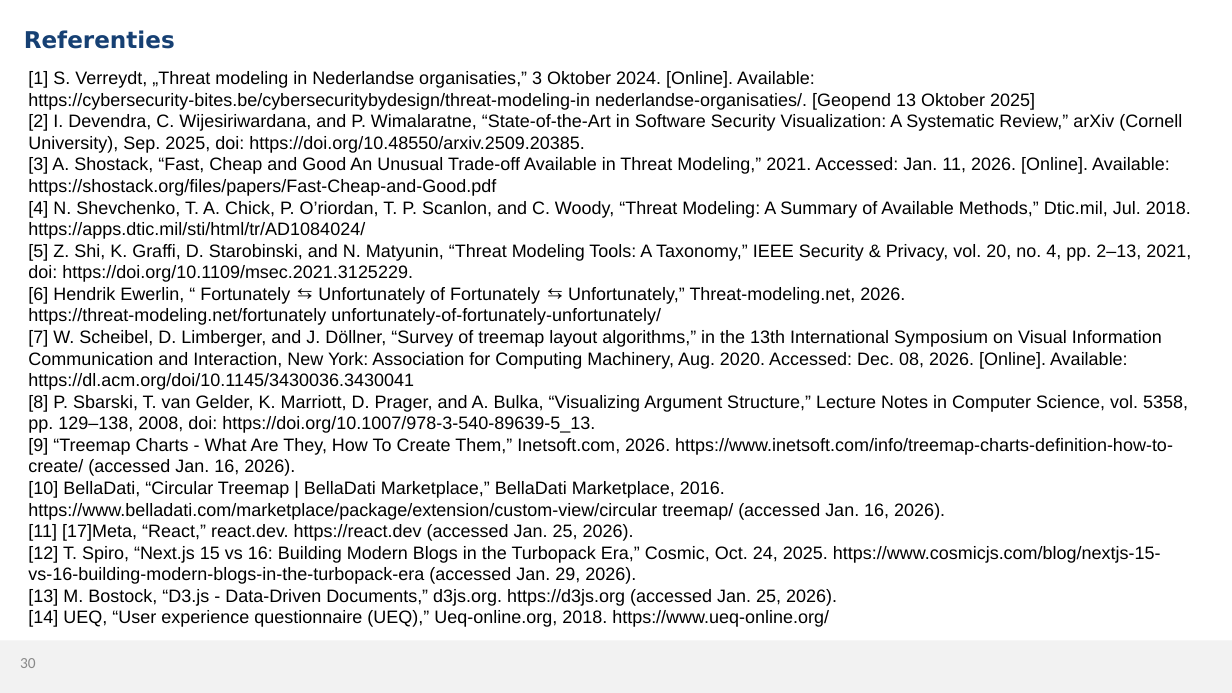
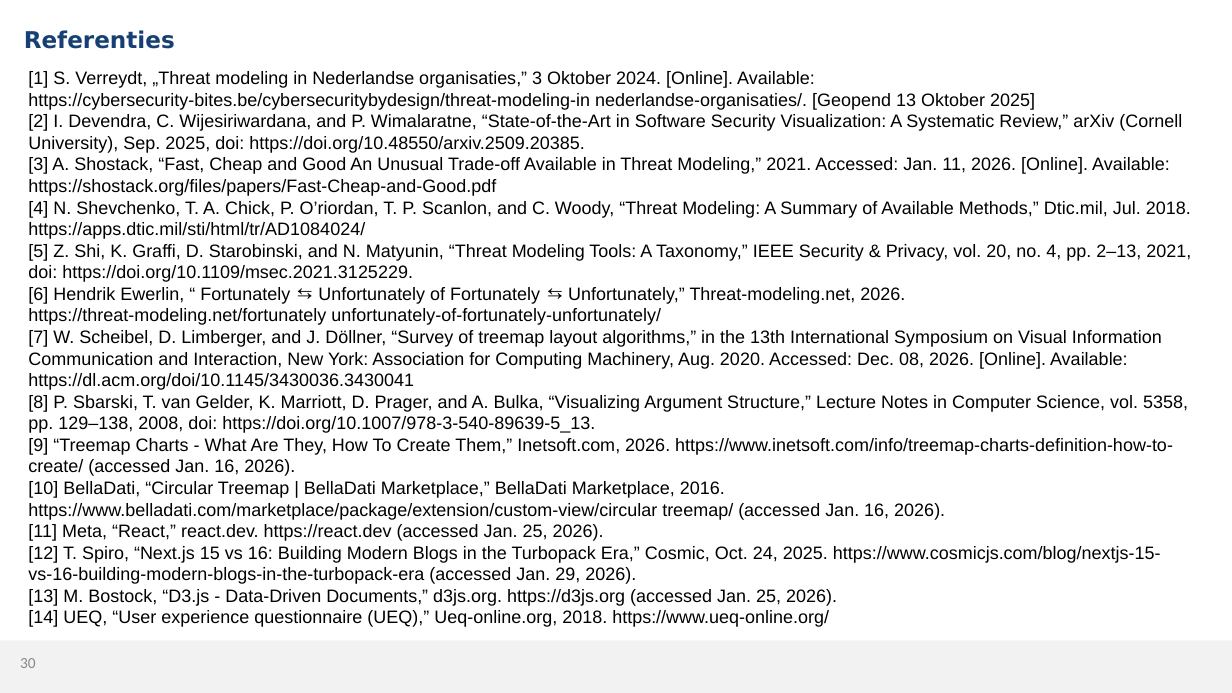
Before and after one commit to MikaG-1952764/masterproef, a slide deck: slide 30 of MP2526_Verdediging.pptx. Drawn at 1232x693 pixels with LibreOffice and Linux fonts; fonts in the diff are those of the drawing; background and template pictures are left out. Boxes give left, top, right and bottom in pixels: in the first picture for what was removed or moved away, otherwise in the second. Text is boxed around its words. In the diff, an @@ line names an element or a change of style, - is before the commit and + after.

```diff
--- a/MP2526_Verdediging.pptx
+++ b/MP2526_Verdediging.pptx
@@ text at bbox=[28, 524, 604, 541]: text changed @@
-[11] [17]Meta, “React,” react.dev. https://react.dev (accessed Jan. 25, 2026).
+[11] Meta, “React,” react.dev. https://react.dev (accessed Jan. 25, 2026).
```
Also in this commit, not shown: 2 other slides changed, 1 other file.
